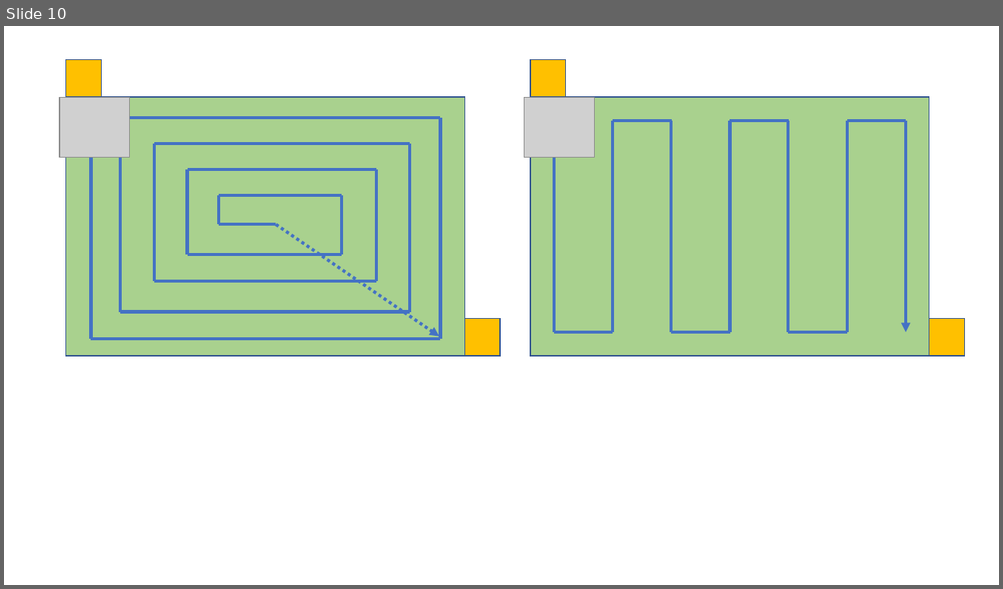
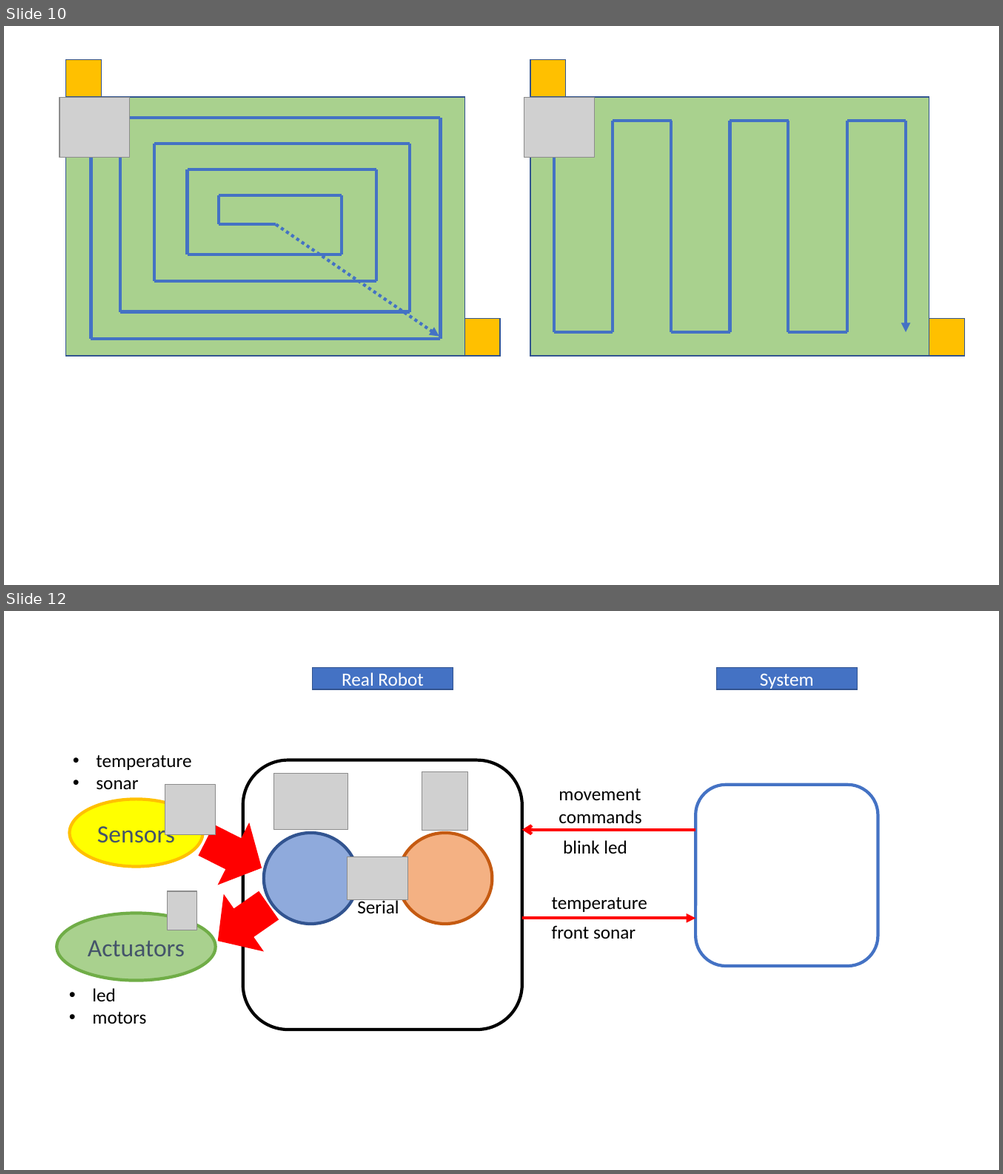
Before and after one commit to FFrabetti/ProgettoISS_relazione, a slide deck: Appunti/ISSPowerPoint.pptx. Shown one above the other, each under a label of ours: slide 10 before the commit, slides 10 and 12 after it; the slides between them are not shown. The pictures are 1003x589 and 1003x1174 pixels, drawn with LibreOffice and Linux fonts; fonts in the diff are those of the drawing; grey boxes stand for pictures. Boxes give left, top, right and bottom in pixels: in the first picture for what was removed or moved away, otherwise in the second. Text is boxed around its words. In the diff, an @@ line names an element or a change of style, - is before the commit and + after.

Commit message:
Schemi frontend + arduino/raspberry

```diff
--- a/Appunti/ISSPowerPoint.pptx
+++ b/Appunti/ISSPowerPoint.pptx
@@ slide 12 added at bbox=[4, 611, 999, 1170], background #FFFFFF @@
@@ rectangle added at bbox=[312, 668, 452, 689], fill #4472C4, outline #325491 1 pt, 18 pt, text #FFFFFF @@
+Real Robot
@@ rectangle added at bbox=[717, 668, 856, 689], fill #4472C4, outline #325491 1 pt, 18 pt, text #FFFFFF @@
+System
@@ text added at bbox=[96, 755, 191, 789], 18 pt, text #000000 @@
+• temperature
+• sonar
@@ rounded rectangle added at bbox=[243, 760, 522, 1031], outline #000000 3 pt @@
@@ picture added at bbox=[165, 785, 215, 834] @@
@@ picture added at bbox=[274, 774, 348, 829] @@
@@ picture added at bbox=[422, 772, 467, 829] @@
@@ rounded rectangle added at bbox=[696, 785, 878, 966], outline #4472C4 3 pt @@
@@ ellipse added at bbox=[70, 799, 203, 866], fill #FFFF00, outline #FFC000 3 pt, 24 pt, text #44546A @@
+Sensors
@@ text added at bbox=[558, 789, 641, 824], 18 pt, text #000000 @@
+movement commands
@@ right arrow added at bbox=[191, 811, 276, 898], fill #FF0000, outline #FF0000 1 pt @@
@@ arrow added from (696, 829) to (522, 829), #FF0000 3 pt @@
@@ ellipse added at bbox=[264, 833, 358, 924], fill #8FAADC, outline #325491 3 pt @@
@@ ellipse added at bbox=[398, 833, 492, 924], fill #F4B183, outline #C55A11 3 pt @@
@@ text added at bbox=[563, 840, 627, 854], 18 pt, text #000000 @@
+blink led
@@ picture added at bbox=[347, 857, 408, 900] @@
@@ picture added at bbox=[168, 891, 197, 931] @@
@@ right arrow added at bbox=[199, 879, 288, 968], fill #FF0000, outline #FF0000 1 pt @@
@@ text added at bbox=[357, 898, 398, 914], 18 pt, text #000000 @@
+Serial
@@ text added at bbox=[552, 897, 647, 912], 18 pt, text #000000 @@
+temperature
@@ ellipse added at bbox=[57, 913, 216, 980], fill #A9D18E, outline #70AD47 3 pt, 24 pt, text #44546A @@
+Actuators
@@ arrow added from (522, 918) to (696, 918), #FF0000 3 pt @@
@@ text added at bbox=[552, 925, 635, 940], 18 pt, text #000000 @@
+front sonar
@@ text added at bbox=[92, 988, 146, 1025], 18 pt, text #000000 @@
+• led
+• motors
```
Also in this commit, not shown: 2 slides changed, 1 other slide added, 4 other files.
